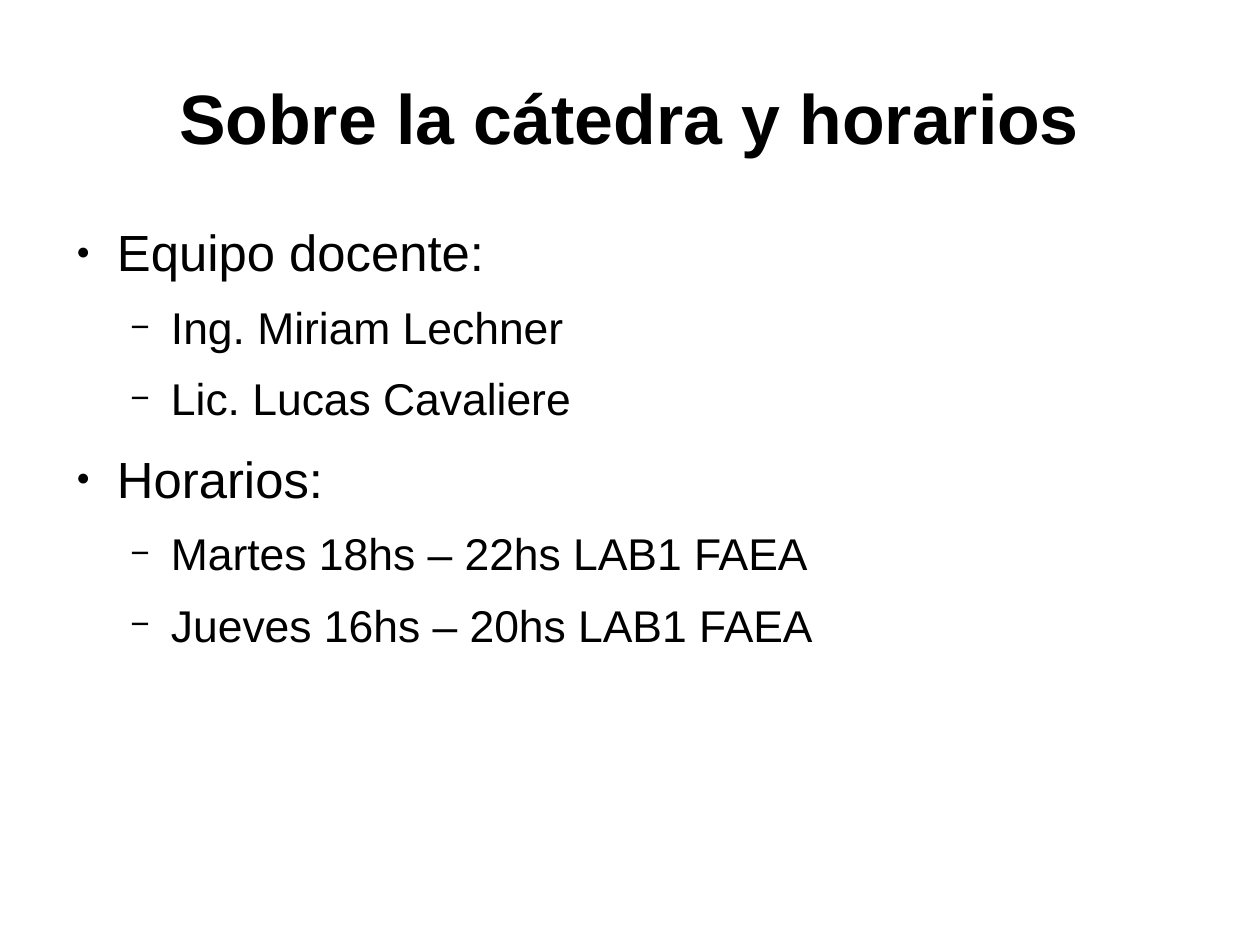
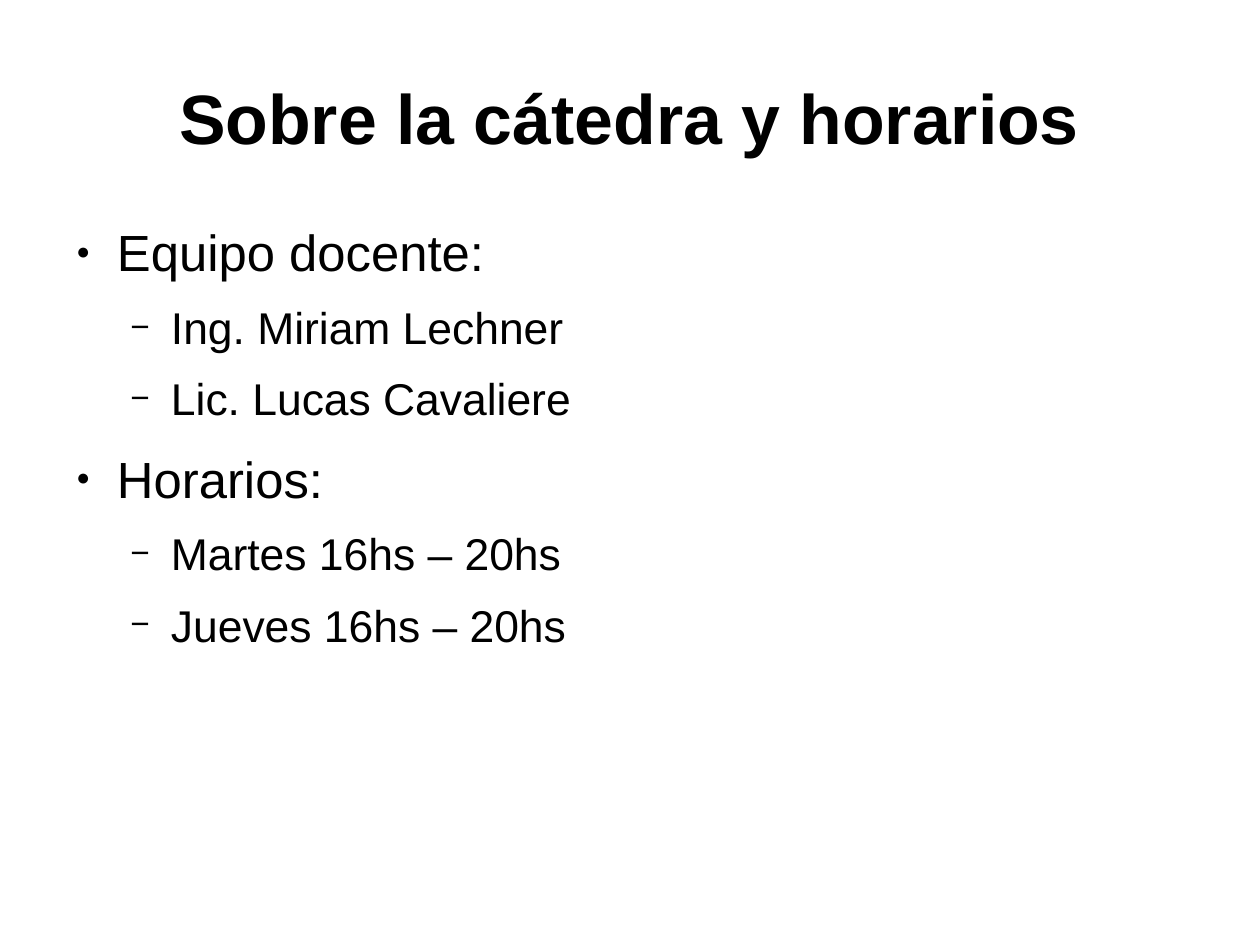
Before and after one commit to niniadcobre/asa, a slide deck: slide 2 of pautas.odp. Drawn at 1260x945 pixels with LibreOffice and Linux fonts; fonts in the diff are those of the drawing. Boxes give left, top, right and bottom in pixels: in the first picture for what was removed or moved away, otherwise in the second. Text is boxed around its words. In the diff, an @@ line names an element or a change of style, - is before the commit and + after.

```diff
--- a/pautas.odp
+++ b/pautas.odp
@@ text at box(171, 537, 566, 643): text changed @@
-  − Martes 18hs – 22hs LAB1 FAEA
-  − Jueves 16hs – 20hs LAB1 FAEA
+  − Martes 16hs – 20hs
+  − Jueves 16hs – 20hs
```
Also in this commit, not shown: 3 other slides changed, 8 other files.
